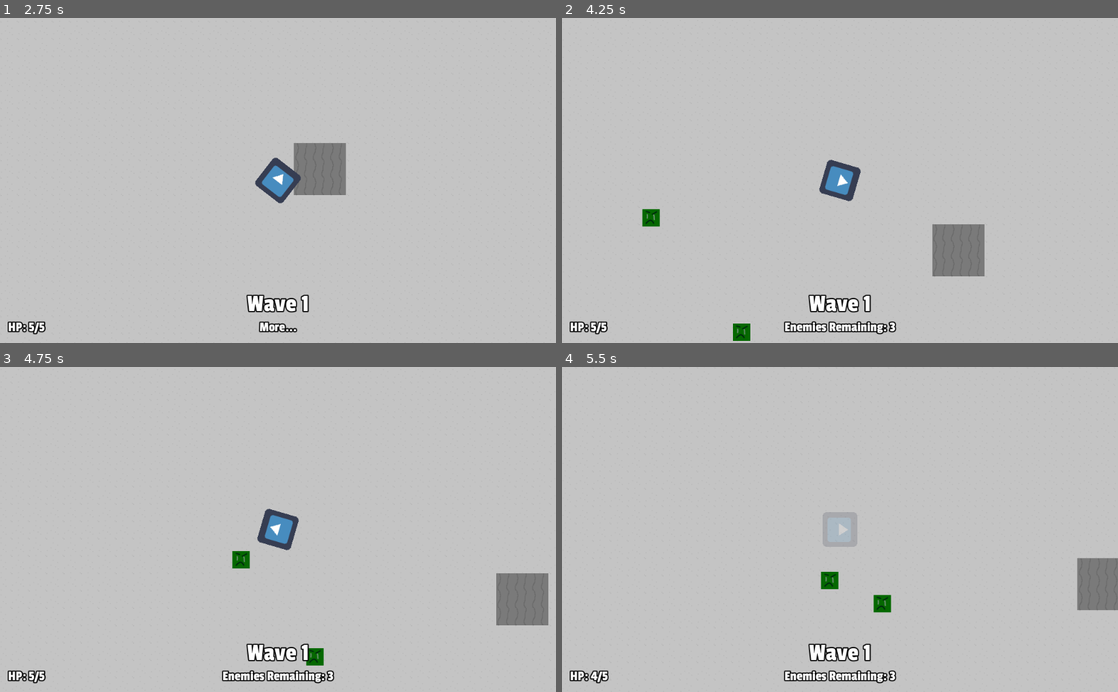
Above: before the commit, frames 1-4 (two rows, left to right).
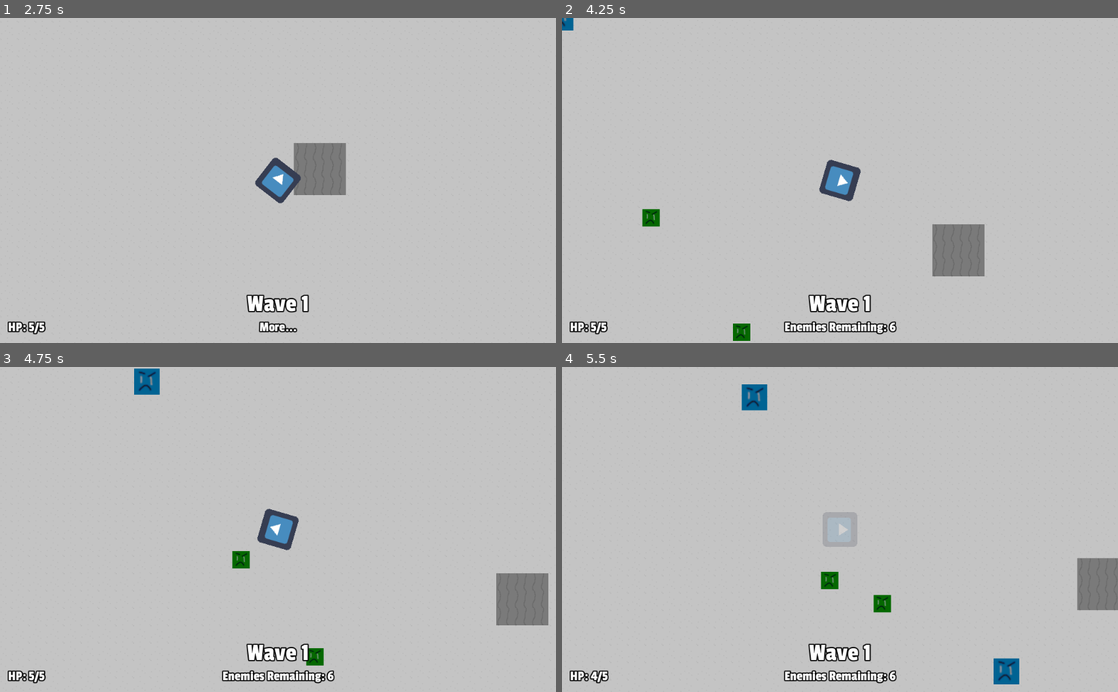
Above: after the commit, the same moments.

Repository: stuson/go-godot-4-game-jam
Game: Godot game, scene res://stages/Level.tscn
The game is run twice, just before and just after one commit, with the same random seed, the same clock (stepped at 60 frames per second) and the same inputs. The engine's default icon, where the game draws it, is replaced by a stand-in: a white triangle on a blue panel in a dark square.
Inputs (mouse positions are in pixels of both pictures, inside the frame that each line leads up to):
- Up to frame 1 (2.75 s): tap Enter at 0.5 s; move the mouse to (400, 164) at 0.52 s; press the mouse at (400, 164) at 0.53 s; hold D (move_right) 0.53-1.28 s; move the mouse to (166, 196) at 1.27 s; release the mouse at (166, 196) at 1.28 s; hold S (move_down) 1.28-2.03 s; click (166, 196) at 1.35 s; move the mouse to (333, 109) at 2.02 s; press the mouse at (333, 109) at 2.03 s; hold D (move_right) from 2.03 s (still down); tap Space (roll) at 2.1 s
- Up to frame 2 (4.25 s): move the mouse to (812, 245) at 2.77 s; release D (move_right) at 2.78 s; release the mouse at (812, 245) at 2.78 s; hold W (move_up) 2.78-3.53 s; click (812, 245) at 2.85 s; move the mouse to (1006, 229) at 3.52 s; press the mouse at (1006, 229) at 3.53 s; hold A (move_left) from 3.53 s (still down)
- Up to frame 3 (4.75 s): keep holding A (move_left); move the mouse to (111, 480) at 4.27 s; release the mouse at (111, 480) at 4.28 s; tap Space (roll) at 4.35 s; click (111, 480) at 4.55 s
- Up to frame 4 (5.5 s): move the mouse to (867, 529) at 5.02 s; release A (move_left) at 5.03 s; press the mouse at (867, 529) at 5.03 s; hold S (move_down) from 5.03 s (still down)

Frame 1 is identical in both runs. In frame 2, 0.1% of the frame differs, in the area x 0-61%, y 0-97%; in frame 3, 0.4%; in frame 4, 0.8%, in the area x 32-83%, y 5-98%.

Commit message:
Added attacker enemy

Diff:
--- a/characters/enemies/Enemy.gd
+++ b/characters/enemies/Enemy.gd
@@ -57,7 +57,7 @@
 
 func _on_Area2D_body_entered(body: Node) -> void:
     if body.has_node("Stats"):
-        body.take_hit(damage, self.global_position)
+        body.take_hit(damage * stats.damage_multiplier, self.global_position)
 
 func _on_NavigationRefreshTimer_timeout() -> void:
     nav_agent.set_target_location(player.global_position)
--- /dev/null
+++ b/characters/enemies/attacker_enemy/AttackerEnemy.gd
@@ -0,0 +1,5 @@
+extends Enemy
+
+func death_explosion_effect(body: KinematicBody2D) -> void:
+    var stats: Stats = body.get_node("Stats")
+    stats.damage_multiplier += 1
--- /dev/null
+++ b/characters/enemies/attacker_enemy/AttackerEnemy.tscn
@@ -0,0 +1,45 @@
+[gd_scene load_steps=8 format=2]
+
+[ext_resource path="res://characters/Stats.tscn" type="PackedScene" id=1]
+[ext_resource path="res://characters/enemies/attacker_enemy/AttackerEnemy.gd" type="Script" id=2]
+[ext_resource path="res://assets/attacker_enemy.png" type="Texture" id=3]
+[ext_resource path="res://characters/enemies/DeathExplosion.tscn" type="PackedScene" id=4]
+[ext_resource path="res://characters/enemies/EnemyMaterial.tres" type="Material" id=5]
+
+[sub_resource type="CapsuleShape2D" id=3]
+radius = 35.0
+height = 0.01
+
+[sub_resource type="CircleShape2D" id=2]
+radius = 24.0
+
+[node name="AttackerEnemy" type="KinematicBody2D"]
+collision_layer = 4
+collision_mask = 5
+script = ExtResource( 2 )
+explode_color = Color( 0.172549, 0.0431373, 0.917647, 1 )
+explode_scale = 2.0
+death_explosion = ExtResource( 4 )
+
+[node name="Sprite" type="Sprite" parent="."]
+material = ExtResource( 5 )
+scale = Vector2( 0.973613, 0.999559 )
+texture = ExtResource( 3 )
+
+[node name="HurtBox" type="CollisionShape2D" parent="."]
+shape = SubResource( 3 )
+
+[node name="Stats" parent="." instance=ExtResource( 1 )]
+
+[node name="Area2D" type="Area2D" parent="."]
+
+[node name="HitBox" type="CollisionShape2D" parent="Area2D"]
+shape = SubResource( 2 )
+
+[node name="NavigationAgent2D" type="NavigationAgent2D" parent="."]
+avoidance_enabled = true
+radius = 30.0
+
+[node name="NavigationRefreshTimer" type="Timer" parent="."]
+wait_time = 0.2
+autostart = true
--- a/characters/player/Player.gd
+++ b/characters/player/Player.gd
@@ -104,7 +104,7 @@
 
 func _on_HurtBox_area_entered(area: Area2D) -> void:
     var enemy = area.get_parent()
-    take_hit(enemy.damage, enemy.global_position)
+    take_hit(enemy.damage * enemy.stats.damage_multiplier, enemy.global_position)
 
 func _on_BlinkTimer_timeout() -> void:
     apply_blink_opacity = !apply_blink_opacity
--- a/characters/player/Player.tscn
+++ b/characters/player/Player.tscn
@@ -1,7 +1,7 @@
 [gd_scene load_steps=9 format=2]
 
 [ext_resource path="res://characters/Stats.tscn" type="PackedScene" id=1]
-[ext_resource path="res://characters/player/weapons/sword/Sword.tscn" type="PackedScene" id=2]
+[ext_resource path="res://characters/player/weapons/bow/Bow.tscn" type="PackedScene" id=2]
 [ext_resource path="res://characters/player/Player.gd" type="Script" id=3]
 [ext_resource path="res://assets/icon.png" type="Texture" id=4]
 
--- a/stages/Level.tscn
+++ b/stages/Level.tscn
@@ -14,6 +14,8 @@
 [ext_resource path="res://assets/wall.png" type="Texture" id=12]
 [ext_resource path="res://assets/HudFont_Large.tres" type="DynamicFont" id=13]
 [ext_resource path="res://stages/DeathMessage.gd" type="Script" id=14]
+[ext_resource path="res://characters/enemies/attacker_enemy/AttackerEnemy.tscn" type="PackedScene" id=15]
+[ext_resource path="res://characters/player/weapons/sword/Sword.tscn" type="PackedScene" id=16]
 
 [sub_resource type="NavigationPolygon" id=4]
 vertices = PoolVector2Array( 0, 0, 32, 0, 32, 32, 0, 32 )
@@ -80,6 +82,7 @@
 
 [node name="Player" parent="." groups=["Player"] instance=ExtResource( 4 )]
 position = Vector2( 517, 363 )
+StartingWeapon = ExtResource( 16 )
 
 [node name="SpawnManager" type="Node" parent="." groups=["SpawnManager"]]
 script = ExtResource( 1 )
@@ -97,6 +100,12 @@
 Enemy = ExtResource( 3 )
 num_enemies = 3
 spawn_interval = 0.2
+
+[node name="Spawn2" type="Node" parent="SpawnManager/Waves/Wave1/Group1"]
+script = ExtResource( 10 )
+Enemy = ExtResource( 15 )
+num_enemies = 3
+spawn_interval = 1.0
 
 [node name="Wave2" type="Node" parent="SpawnManager/Waves"]
 script = ExtResource( 2 )
@@ -160,6 +169,7 @@
 valign = 1
 
 [connection signal="player_died" from="Player" to="DeathMessage" method="_on_Player_player_died"]
+[connection signal="new_wave_spawned" from="SpawnManager" to="SpawnManager/Waves/Wave2/Group2/Spawn1" method="_on_SpawnManager_new_wave_spawned"]
 [connection signal="wave_cleared" from="SpawnManager" to="UpgradesMenu" method="_on_SpawnManager_wave_cleared"]
 [connection signal="timeout" from="SpawnManager/SpawnTimer" to="SpawnManager" method="_on_SpawnTimer_timeout"]
 [connection signal="timeout" from="SpawnManager/WaveDelayTimer" to="SpawnManager" method="_on_WaveDelayTimer_timeout"]
--- a/stages/Spawn.gd
+++ b/stages/Spawn.gd
@@ -18,3 +18,7 @@
         remaining_enemies -= 1
         time_since_spawn -= spawn_interval
     return spawn_count
+
+
+func _on_SpawnManager_new_wave_spawned():
+    pass # Replace with function body.
Binary file added: assets/attacker_enemy.png
Not shown, added: assets/attacker_enemy.png.import
Not shown: 1 places in stages/Level.tscn that only renumber resources
